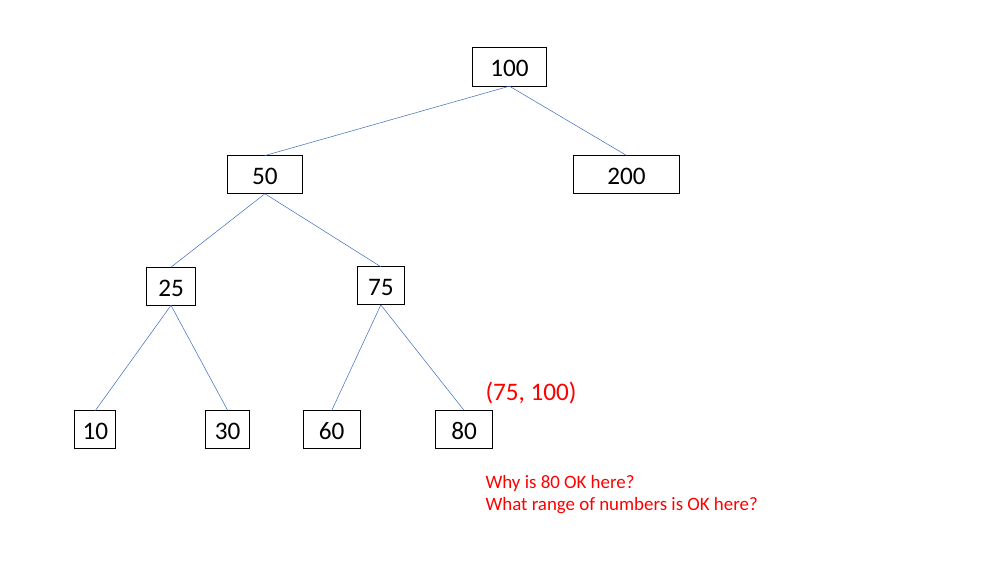
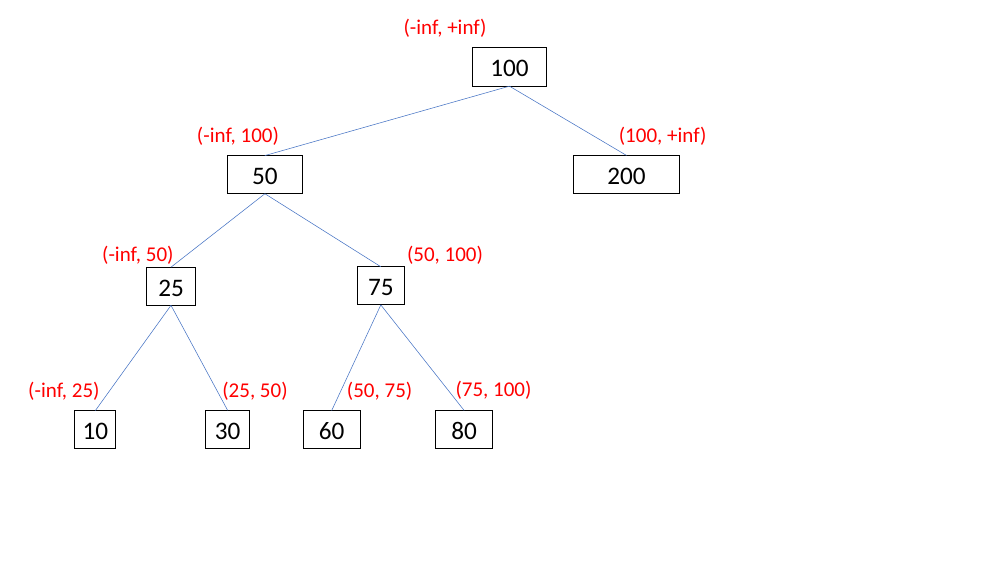
Before and after one commit to GregorKiczales/spd-materials, a slide deck: slide 9 of instructor/l18/l18-pad.pptx. Drawn at 1008x567 pixels with LibreOffice and Linux fonts; fonts in the diff are those of the drawing. Boxes give left, top, right and bottom in pixels: in the first picture for what was removed or moved away, otherwise in the second. Text is boxed around its words. In the diff, an @@ line names an element or a change of style, - is before the commit and + after.

```diff
--- a/instructor/l18/l18-pad.pptx
+++ b/instructor/l18/l18-pad.pptx
@@ text added at [404,19,486,37], 20 pt, text #FF0000 @@
+(-inf, +inf)
@@ text added at [197,127,279,145], 20 pt, text #FF0000 @@
+(-inf, 100)
@@ text added at [619,127,706,145], 20 pt, text #FF0000 @@
+(100, +inf)
@@ text added at [102,246,174,267], 20 pt, text #FF0000 @@
+(-inf, 50)
@@ text added at [407,246,483,264], 20 pt, text #FF0000 @@
+(50, 100)
@@ text added at [28,382,100,400], 20 pt, text #FF0000 @@
+(-inf, 25)
@@ text added at [222,382,288,404], 20 pt, text #FF0000 @@
+(25, 50)
@@ text added at [347,382,413,400], 20 pt, text #FF0000 @@
+(50, 75)
@@ text "(75, 100)": place and size @@
-text "(75, 100)" at [486,381,577,404]
+text "(75, 100)" at [456,381,531,403]
@@ text "(75, 100)" at [456,381,531,403]: size 24 to 20 pt; alignment left to centre @@
@@ text removed at [486,475,758,514] @@
-Why is 80 OK here?
-What range of numbers is OK here?
```
Also in this commit, not shown: 1 slide added, 4 other files.
